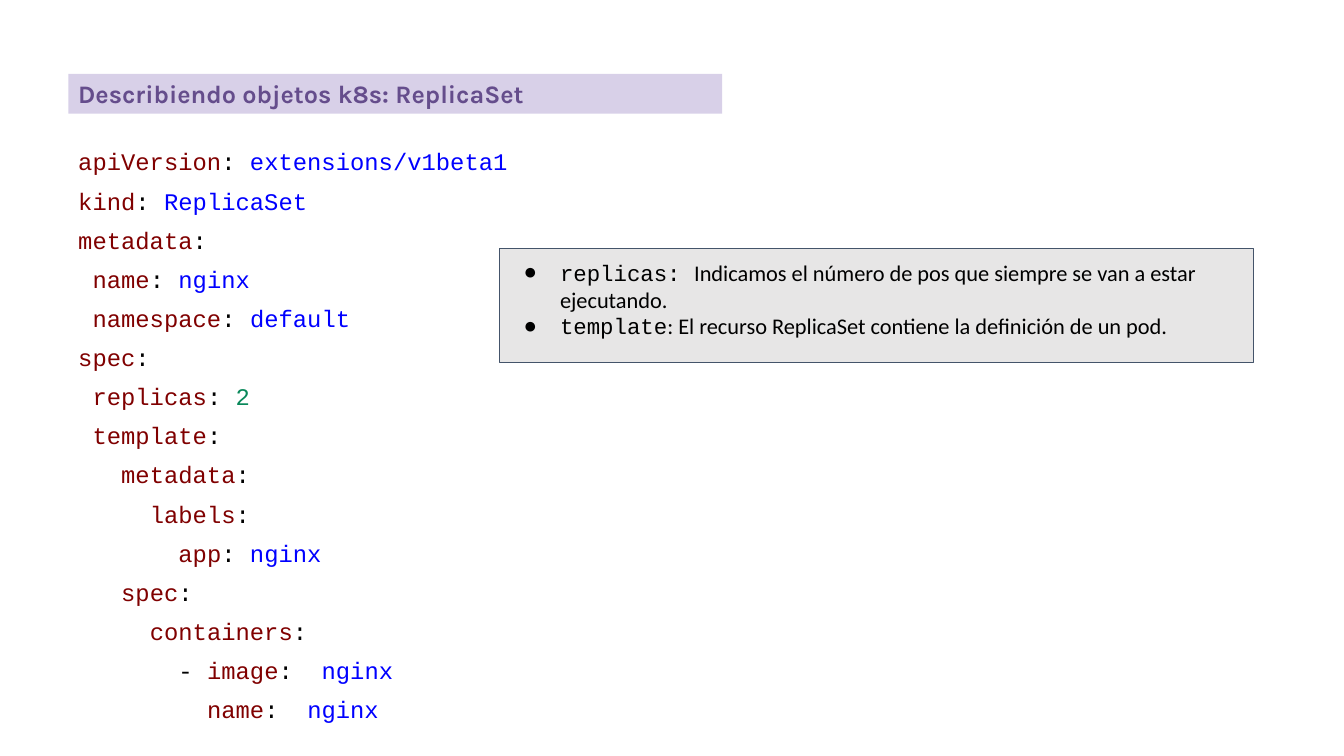
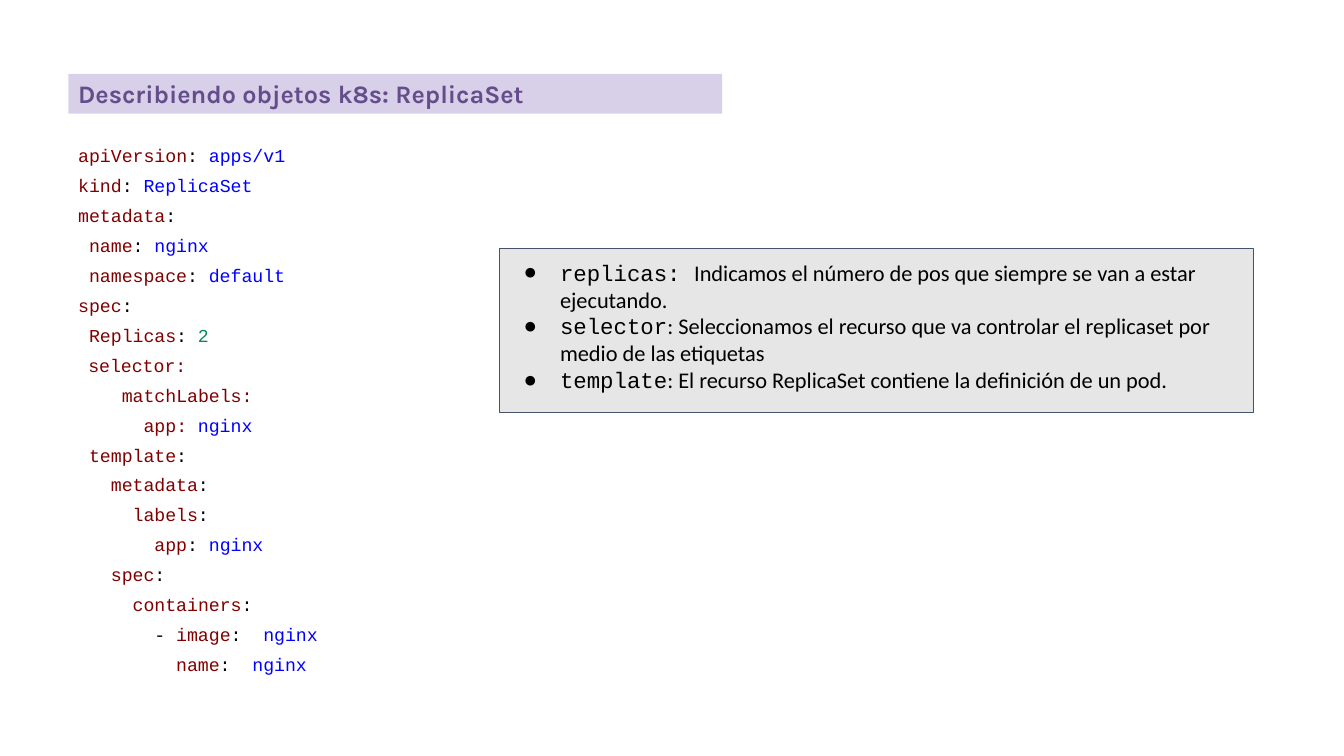
Before and after one commit to iesgn/talleres_asir_iesgn, a slide deck: slide 14 of kubernetes/presentaciones/03-despliegue_aplic_k8s.odp. Drawn at 1344x756 pixels with LibreOffice and Linux fonts; fonts in the diff are those of the drawing. Boxes give left, top, right and bottom in pixels: in the first picture for what was removed or moved away, otherwise in the second. Text is boxed around its words. In the diff, an @@ line names an element or a change of style, - is before the commit and + after.

```diff
--- a/kubernetes/presentaciones/03-despliegue_aplic_k8s.odp
+++ b/kubernetes/presentaciones/03-despliegue_aplic_k8s.odp
@@ text at (78, 150, 285, 166): text changed; size 17 to 13 pt; text colour #0000FF to #800000 @@
-apiVersion: extensions/v1beta1
+apiVersion: apps/v1
@@ text at (78, 180, 317, 675): size 17 to 13 pt in "kind: ReplicaSet", "metadata:", "name: nginx", "namespace: default" and 9 more places @@
@@ rectangle "replicas: Indicamos el número de ...": place and size @@
-rectangle "replicas: Indicamos el número de ..." at (500, 249, 1254, 363)
+rectangle "replicas: Indicamos el número de ..." at (500, 249, 1254, 413)
@@ text at (88, 329, 253, 436): text changed; size 17 to 13 pt @@
-replicas: 2
+Replicas: 2
+selector:
+matchLabels:
+app: nginx
@@ text in rectangle at (560, 318, 1210, 365): paragraph added @@
+● selector: Seleccionamos el recurso que va controlar el replicaset por medio de las etiquetas
```
Also in this commit, not shown: 1 other slide changed, 7 other files.
